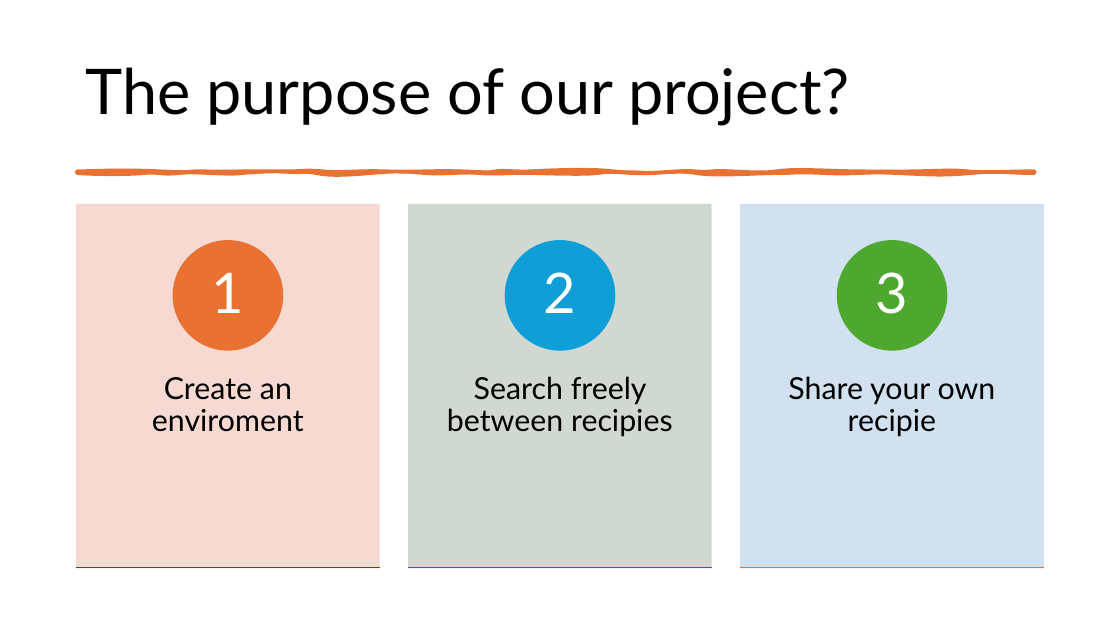
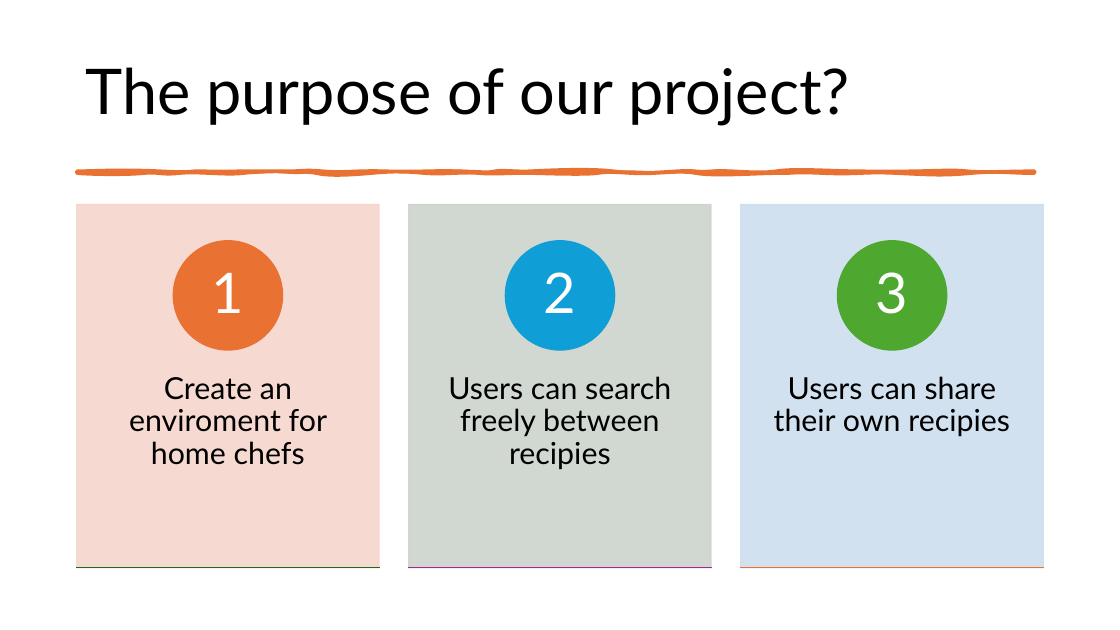
Before and after one commit to TudosLevente/ProjectWork, a slide deck: slide 2 of Docx/Projekt dokumentációk/Végleges dokumentáció/FoodHub.pptx. Drawn at 1120x630 pixels with LibreOffice and Linux fonts; fonts in the diff are those of the drawing. Boxes give left, top, right and bottom in pixels: in the first picture for what was removed or moved away, otherwise in the second. Text is boxed around its words. In the diff, an @@ line names an element or a change of style, - is before the commit and + after.

```diff
--- a/Docx/Projekt dokumentációk/Végleges dokumentáció/FoodHub.pptx
+++ b/Docx/Projekt dokumentációk/Végleges dokumentáció/FoodHub.pptx
@@ text at <box>129,377,327,465</box>: text changed @@
-Create an enviroment
+Create an enviroment for home chefs
@@ text at <box>448,376,671,470</box>: text changed @@
-Search freely between recipies
+Users can search freely between recipies
@@ text at <box>774,376,1010,437</box>: text changed @@
-Share your own recipie
+Users can share their own recipies
```
Also in this commit, not shown: 5 other slides changed, 1 slide added.
